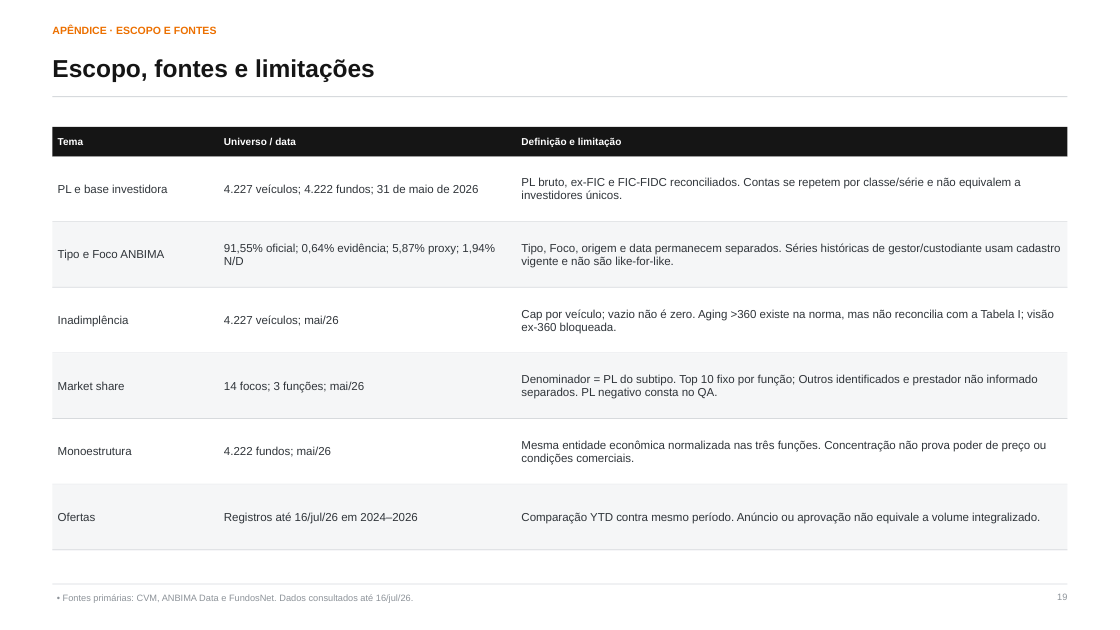
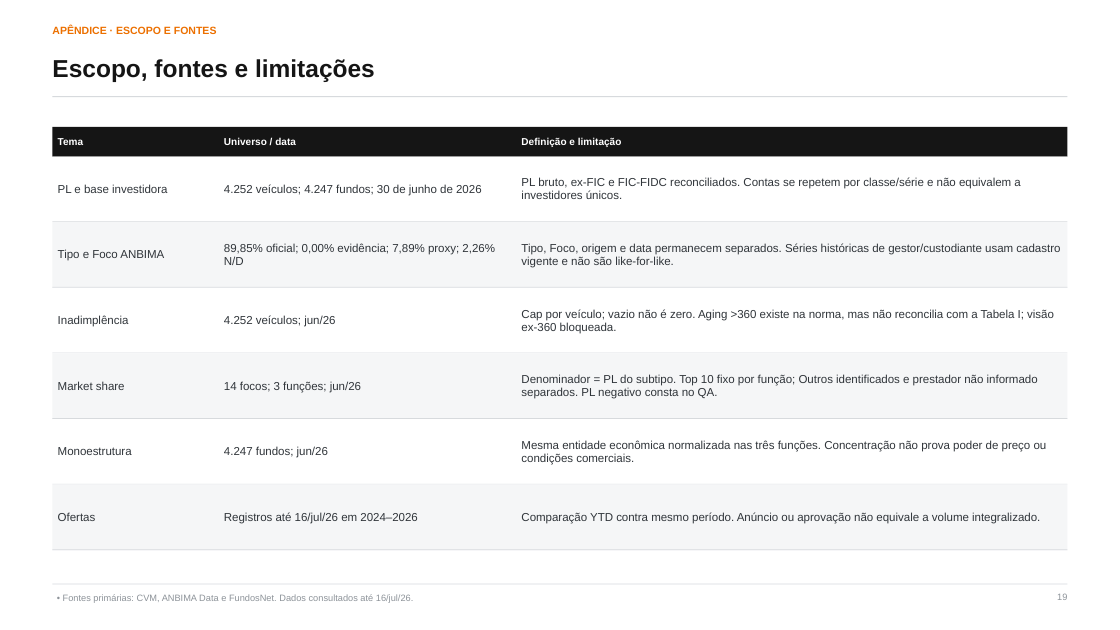
Before and after one commit to abalroar/fidc, a slide deck: slide 19 of data/industry_study/generated_revision/industry_executive_revised.pptx. Drawn at 1120x630 pixels with LibreOffice and Linux fonts; fonts in the diff are those of the drawing. Boxes give left, top, right and bottom in pixels: in the first picture for what was removed or moved away, otherwise in the second. Text is boxed around its words. In the diff, an @@ line names an element or a change of style, - is before the commit and + after.

```diff
--- a/data/industry_study/generated_revision/industry_executive_revised.pptx
+++ b/data/industry_study/generated_revision/industry_executive_revised.pptx
@@ text at [224,184,482,196]: text changed @@
-4.227 veículos; 4.222 fundos; 31 de maio de 2026
+4.252 veículos; 4.247 fundos; 30 de junho de 2026
@@ text at [224,243,495,265]: text changed @@
-91,55% oficial; 0,64% evidência; 5,87% proxy; 1,94% N/D
+89,85% oficial; 0,00% evidência; 7,89% proxy; 2,26% N/D
@@ text at [224,315,335,327]: text changed @@
-4.227 veículos; mai/26
+4.252 veículos; jun/26
@@ text at [224,381,361,393]: text changed @@
-14 focos; 3 funções; mai/26
+14 focos; 3 funções; jun/26
@@ text at [224,446,328,458]: text changed @@
-4.222 fundos; mai/26
+4.247 fundos; jun/26
```
Also in this commit, not shown: 39 other slides changed, 2 slides added, 2 slides removed, 38 other files.
